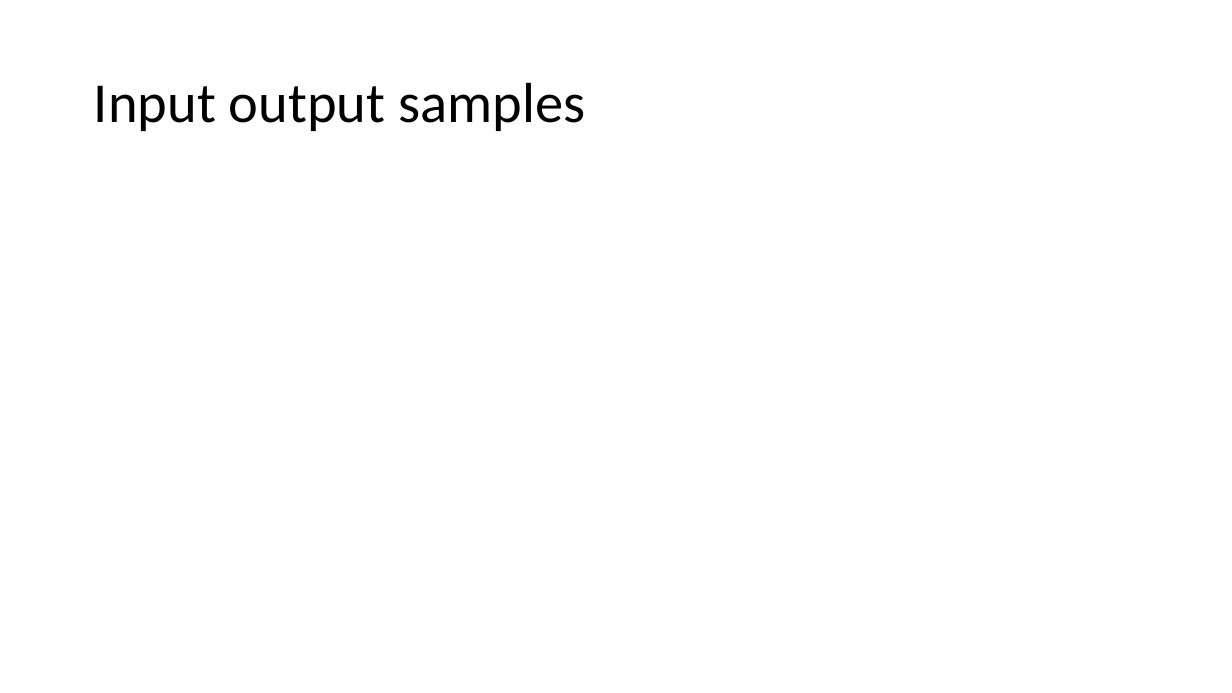
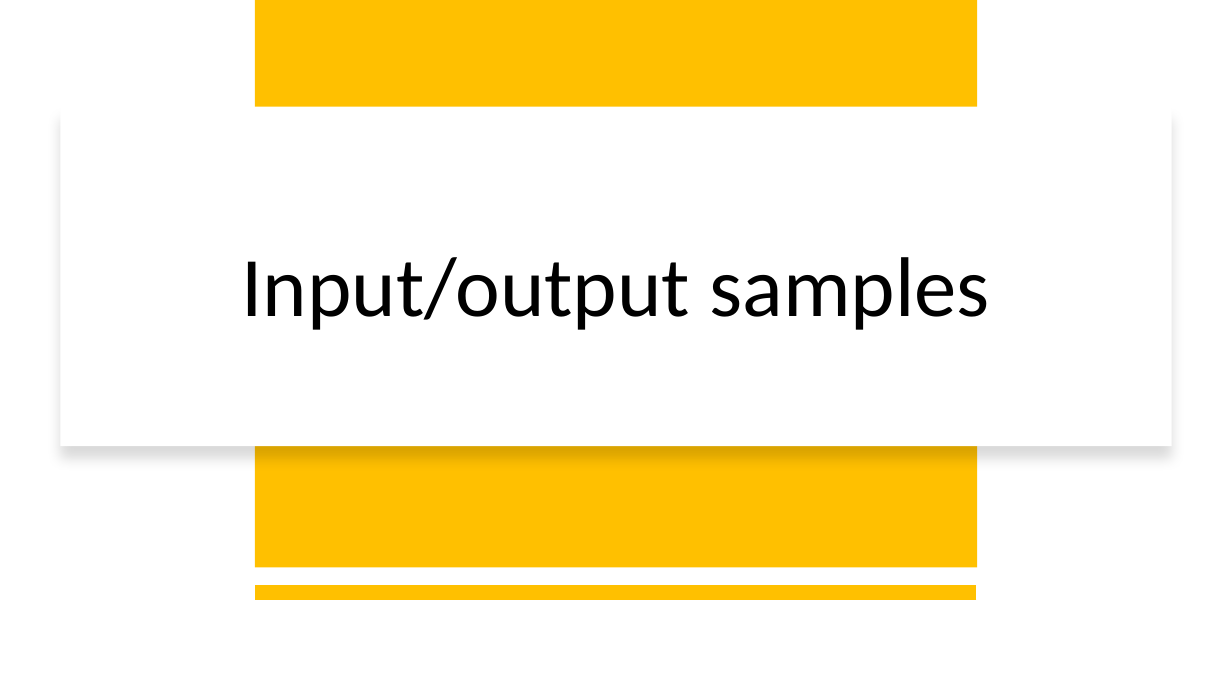
Before and after one commit to JerzyJerzu/Document-Scanner, a slide deck: slide 6 of document_scanner.pptx (slide 5 before the commit). Drawn at 1232x693 pixels with LibreOffice and Linux fonts; fonts in the diff are those of the drawing. Boxes give left, top, right and bottom in pixels: in the first picture for what was removed or moved away, otherwise in the second. Text is boxed around its words. In the diff, an @@ line names an element or a change of style, - is before the commit and + after.

```diff
--- a/document_scanner.pptx
+++ b/document_scanner.pptx
@@ rectangle added at box(255, 0, 978, 567), fill #FFC000 @@
@@ rectangle added at box(60, 106, 1172, 445), fill #FFFFFF @@
@@ title at box(241, 257, 989, 330): text changed; size 44 to 66 pt @@
-Input output samples
+Input/output samples
@@ line added from (977, 592) to (255, 592), #FFC000 12 pt @@
```
Also in this commit, not shown: 2 other slides changed, 12 slides added, 1 other file.
